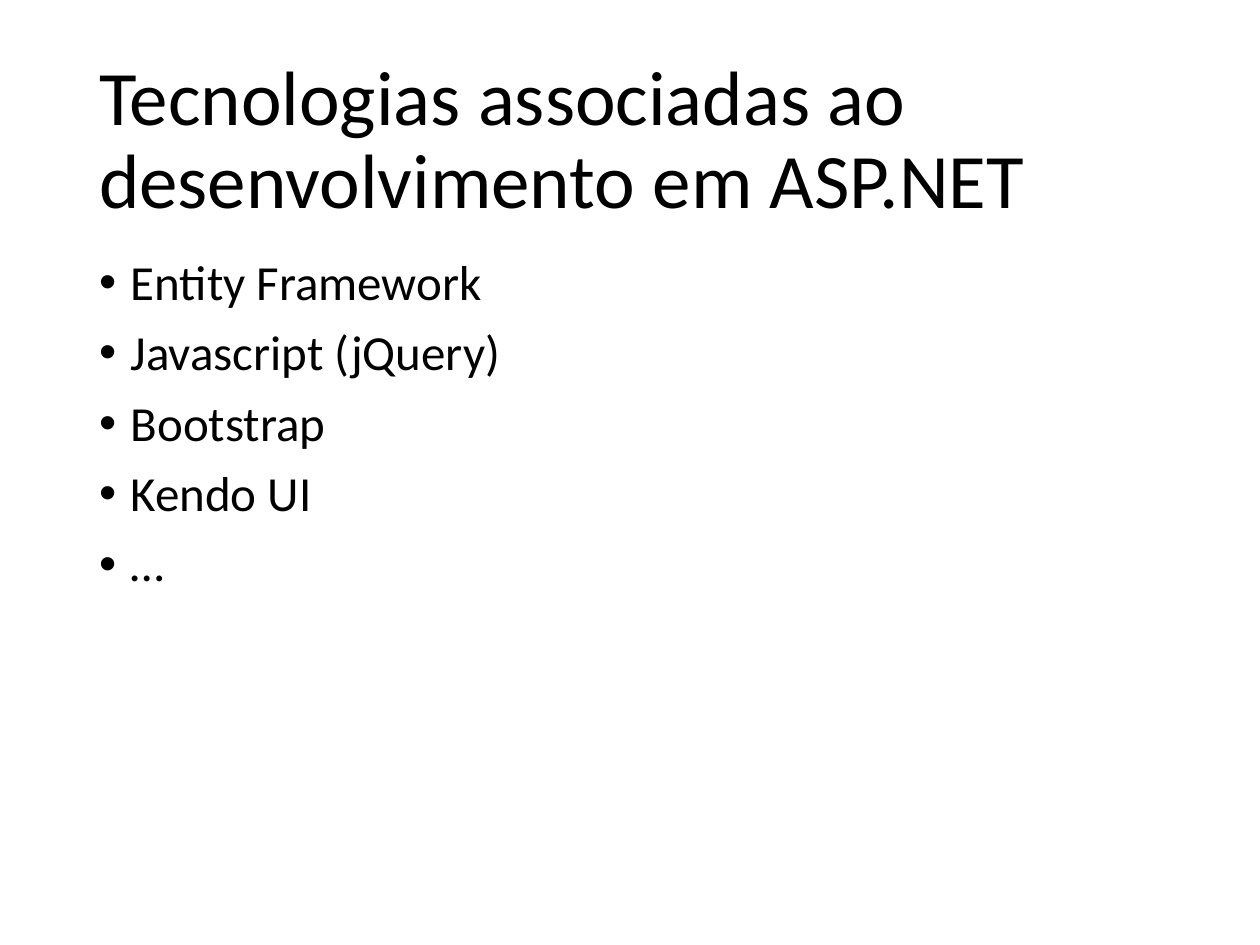
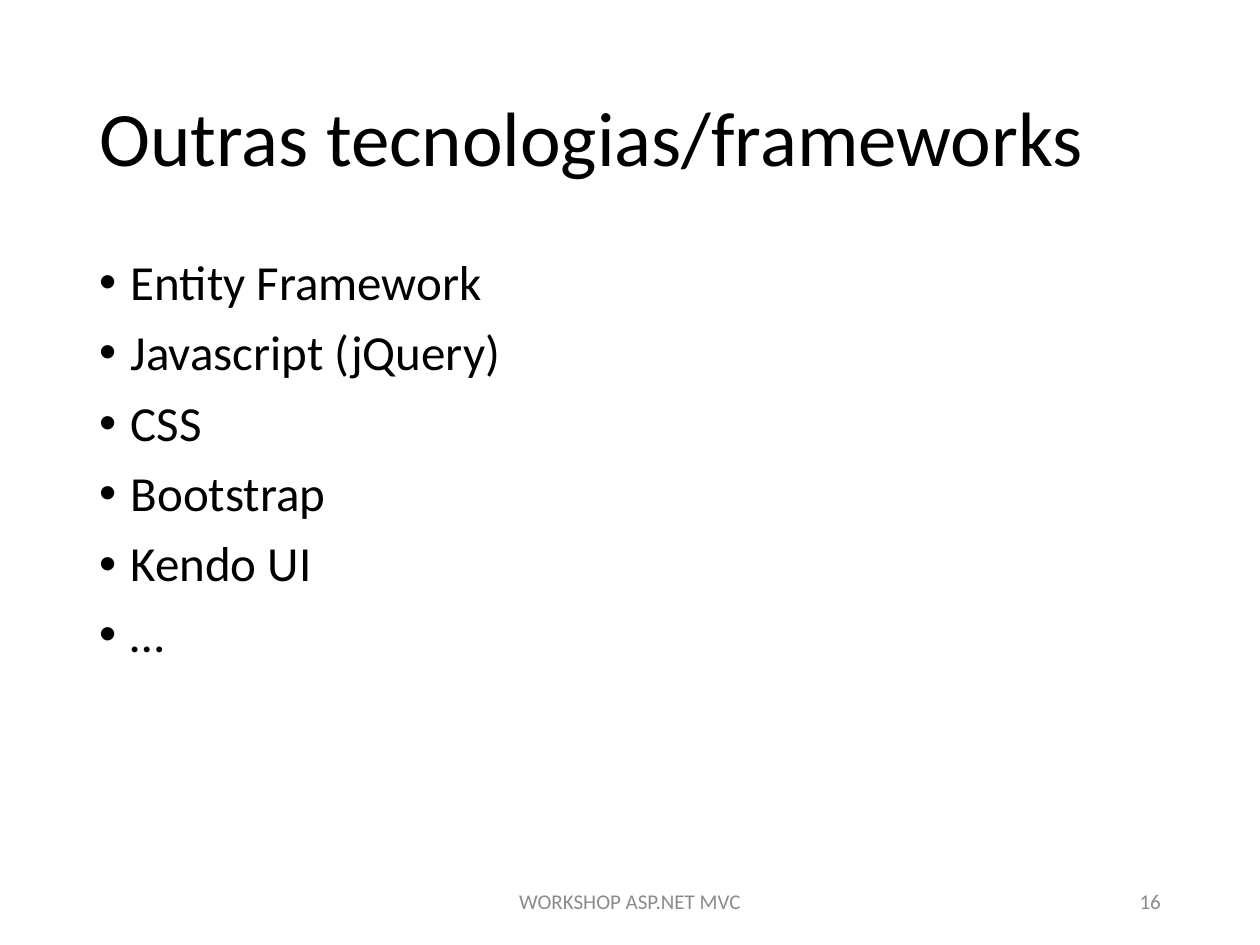
Before and after one commit to MiguelCosta/aspnet-workshop, a slide deck: slide 16 of ppt/aspnet-workshop.pptx. Drawn at 1260x945 pixels with LibreOffice and Linux fonts; fonts in the diff are those of the drawing. Boxes give left, top, right and bottom in pixels: in the first picture for what was removed or moved away, otherwise in the second. Text is boxed around its words. In the diff, an @@ line names an element or a change of style, - is before the commit and + after.

```diff
--- a/ppt/aspnet-workshop.pptx
+++ b/ppt/aspnet-workshop.pptx
@@ title at box(99, 112, 1083, 180): text changed @@
-Tecnologias associadas ao desenvolvimento em ASP.NET
+Outras tecnologias/frameworks
@@ text at box(131, 409, 202, 442): paragraph added @@
+• CSS
@@ text added at box(519, 895, 741, 909), 12 pt, text #8C8C8C @@
+WORKSHOP ASP.NET MVC
@@ page number added at box(1140, 895, 1161, 909), 12 pt, text #8C8C8C @@
+16
```
Also in this commit, not shown: 15 other slides changed, 4 slides added, 3 slides removed.
